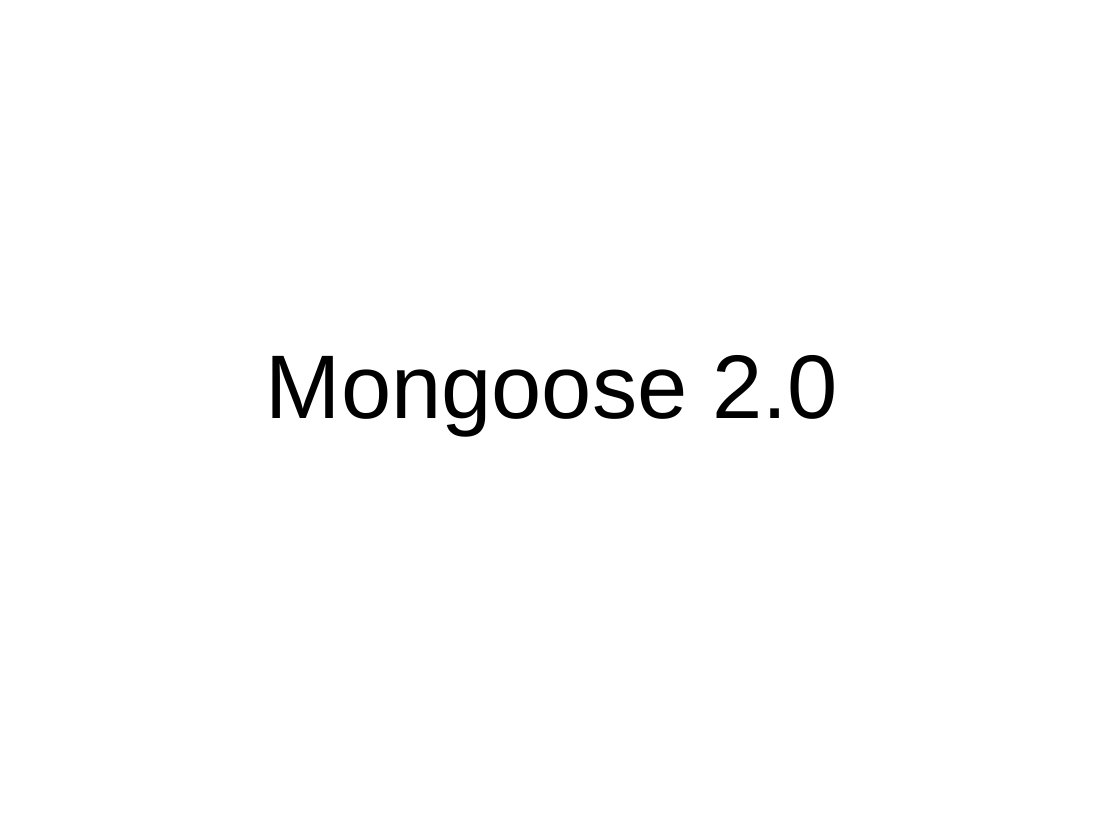
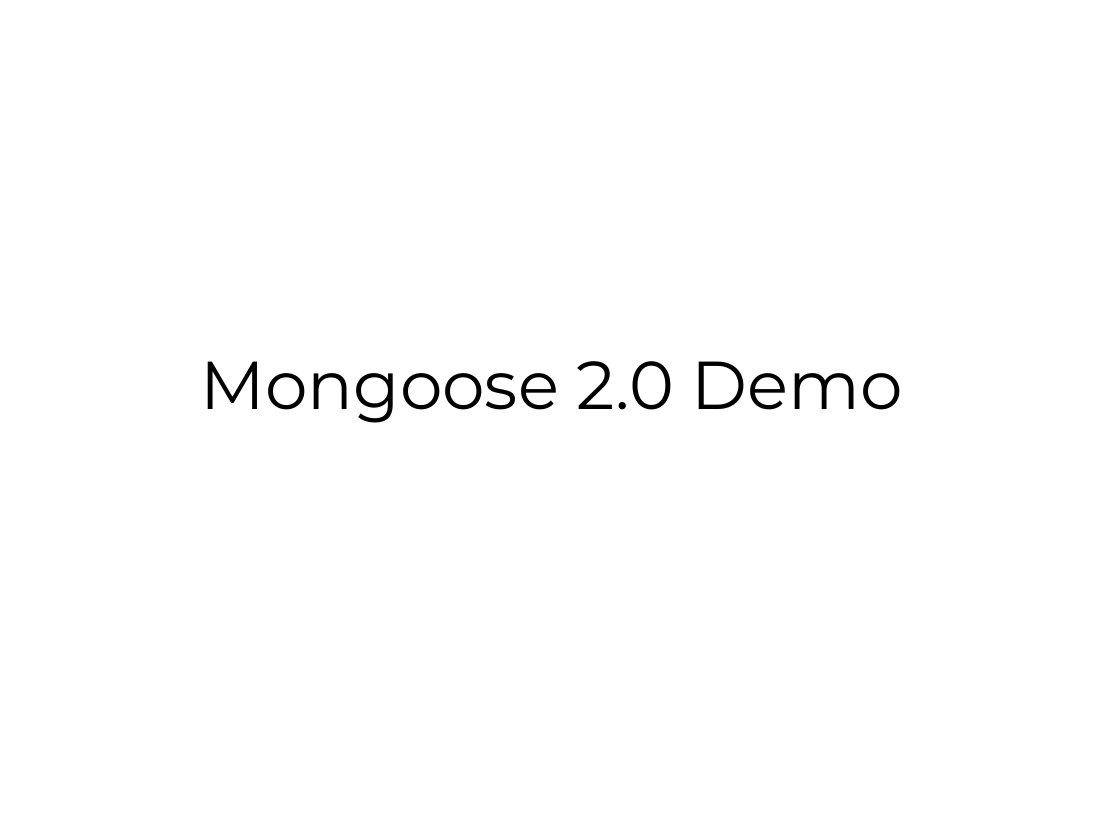
Before and after one commit to emc-mongoose/mongoose, a slide deck: slide 1 of doc/mongoosev2.odp. Drawn at 1120x840 pixels with LibreOffice and Linux fonts; fonts in the diff are those of the drawing. Boxes give left, top, right and bottom in pixels: in the first picture for what was removed or moved away, otherwise in the second. Text is boxed around its words. In the diff, an @@ line names an element or a change of style, - is before the commit and + after.

```diff
--- a/doc/mongoosev2.odp
+++ b/doc/mongoosev2.odp
@@ title at bbox=[201, 361, 903, 423]: text changed; size 64 to 48 pt; font Arial to Montserrat @@
-Mongoose 2.0
+Mongoose 2.0 Demo
```
Also in this commit, not shown: 2 other slides changed, 3 slides added, 2 slides removed, 19 other files.
